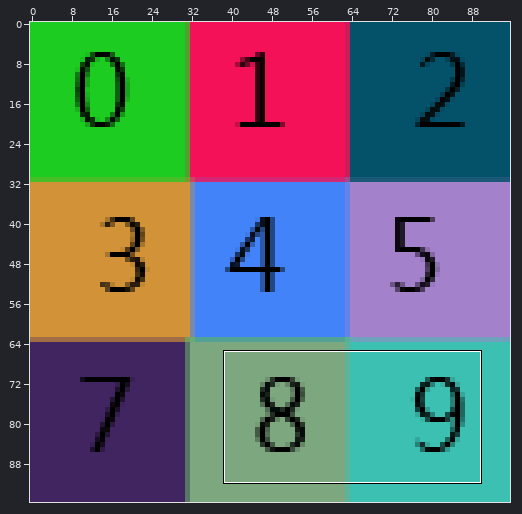
One commit to this sprite sheet: ourfirstgame-desktop/assets/test.png. Above, an overview of the earlier version with the close-up marked.
Close-up. The starting point:
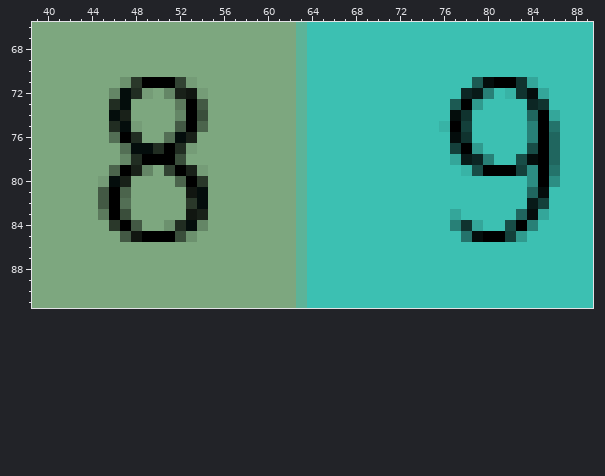
The file is 96x96 pixels. Colours within 5 levels of each other are drawn and written as one. Shown: x 39..89, y 66..91. The commit also changed other parts of the picture, which this record leaves out.
The result:
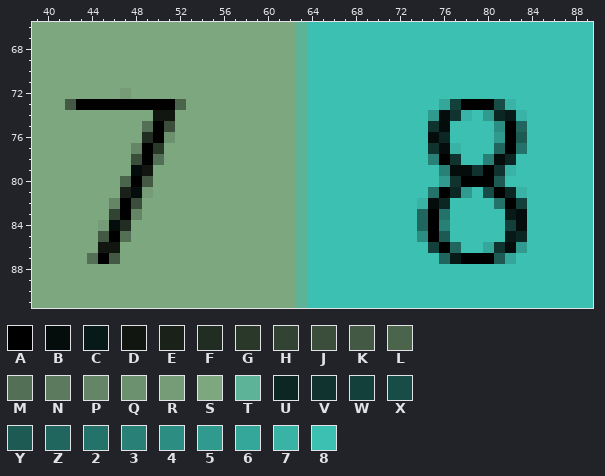
Palette (. is transparent): A #000000  B #040d0c  C #081a18  D #111611  E #192119  F #212d22  G #2a382a  H #324333  J #3a4e3b  K #435944  L #4b644c  M #536f55  N #5c7a5d  P #648666  Q #6c916e  R #759c77  S #7da77f  T #5db398  U #0c2624  V #10332f  W #14403b  X #184d47  Y #1c5a53  Z #20665f  2 #24736b  3 #288077  4 #2c8d83  5 #309a8e  6 #34a69a  7 #38b3a6  8 #3cc0b2
The edit:
@@ x 39..89 @@
 70 SSSSSSSSSSSSSSSSSSSSSSSST88888888888888888888888888
-71 SSSSSSSSQGAAAHRSSSSSSSSST888888888888888YBAAV688888
-72 SSSSSSSPBFRSPEDRSSSSSSSST88888888888888UC387VB68888
-73 SSSSSSSFBSSSSNAKSSSSSSSST8888888888888YA58888UV8888
-74 SSSSSSSBESSSSPAJSSSSSSSST8888888888888BV88888ZA6888
-75 SSSSSSSFBRSSSKALSSSSSSSST8888888888887AW888883A2888
-76 SSSSSSSMAFSSMBESSSSSSSSST8888888888888BV888883AZ888
-77 SSSSSSSSMBBFAFRSSSSSSSSST8888888888888WA58888XAZ888
-78 SSSSSSSSPFAAAJSSSSSSSSSST88888888888886CU388XBAZ888
-79 SSSSSSSLAEPSHAERSSSSSSSST888888888888887XAAAW4A2888
-80 SSSSSSRBESSSSLAGSSSSSSSST888888888888888888884A4888
-81 SSSSSSKALSSSSSDBSSSSSSSST88888888888888888888ZB8888
-82 SSSSSSKAMSSSSSGBSSSSSSSST88888888888888888888CW8888
-83 SSSSSSNAJSSSSSDESSSSSSSST8888888888888688888ZB68888
-84 SSSSSSSGAKSSQFBPSSSSSSSST88888888888883V688XA388888
-85 SSSSSSSSKDAAAJQSSSSSSSSST888888888888882BAAW5888888
-86 SSSSSSSSSSSSSSSSSSSSSSSST88888888888888888888888888
-87 SSSSSSSSSSSSSSSSSSSSSSSST88888888888888888888888888
+71 SSSSSSSSSSSSSSSSSSSSSSSST88888888888888888888888888
+72 SSSSSSSSRSSSSSSSSSSSSSSST88888888888888888888888888
+73 SSSKAAAAAAAAALSSSSSSSSSST8888888888886WAAAX78888888
+74 SSSSSSSSSSSDDSSSSSSSSSSST888888888885BV785UC7888888
+75 SSSSSSSSSSMAJSSSSSSSSSSST88888888888VB88884AZ888888
+76 SSSSSSSSSSFAQSSSSSSSSSSST88888888888BU88885AY888888
+77 SSSSSSSSSPAGSSSSSSSSSSSST88888888888VB7888ZA2888888
+78 SSSSSSSSSJAMSSSSSSSSSSSST888888888883AV883BU8888888
+79 SSSSSSSSSBDSSSSSSSSSSSSST8888888888883BBVAV78888888
+80 SSSSSSSSLAKSSSSSSSSSSSSST8888888888885VAAAY88888888
+81 SSSSSSSSEBRSSSSSSSSSSSSST888888888882AU58XAU7888888
+82 SSSSSSSPAJSSSSSSSSSSSSSST88888888887BU88882AW888888
+83 SSSSSSSHAPSSSSSSSSSSSSSST8888888888ZA288888CB888888
+84 SSSSSSRBFSSSSSSSSSSSSSSST8888888888ZA388888WB888888
+85 SSSSSSKAMSSSSSSSSSSSSSSST88888888884AY88888CU888888
+86 SSSSSSDDSSSSSSSSSSSSSSSST88888888888WAZ886VB5888888
+87 SSSSSMAKSSSSSSSSSSSSSSSST888888888888ZCAAAY68888888
 88 SSSSSSSSSSSSSSSSSSSSSSSST88888888888888888888888888
